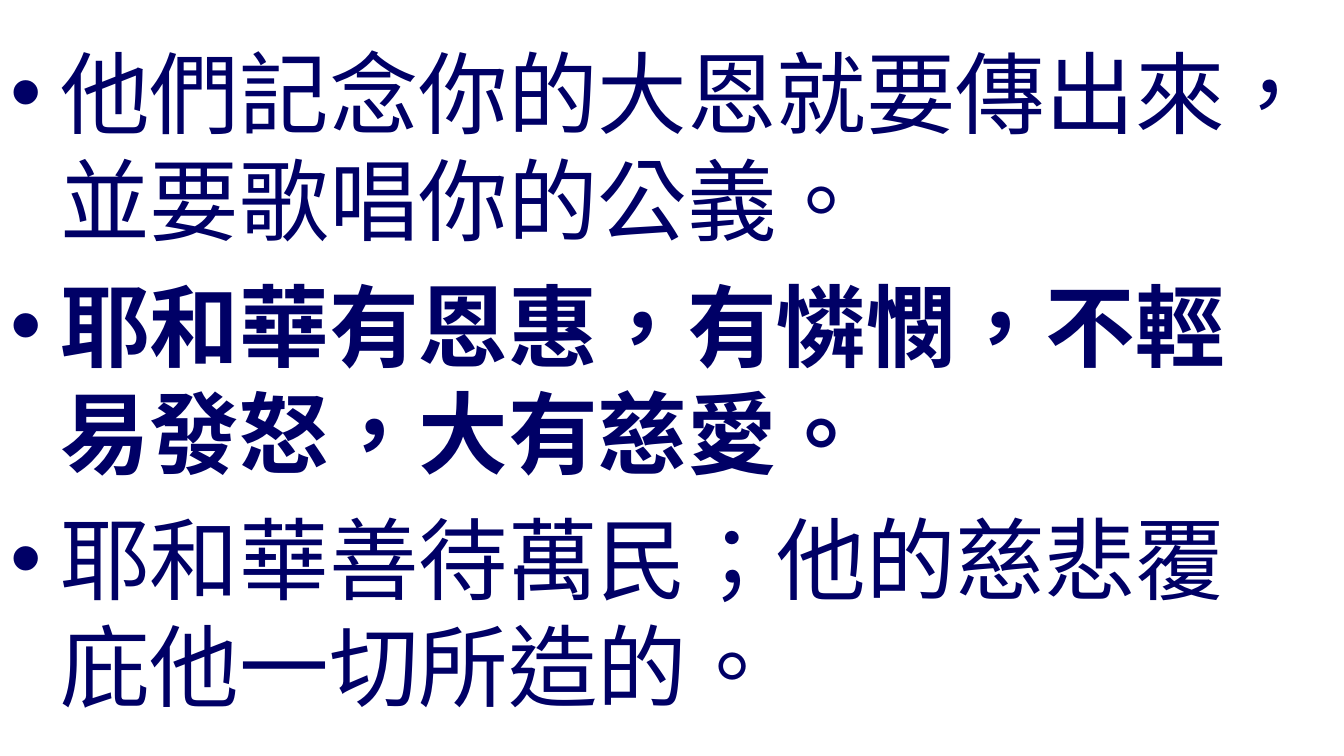
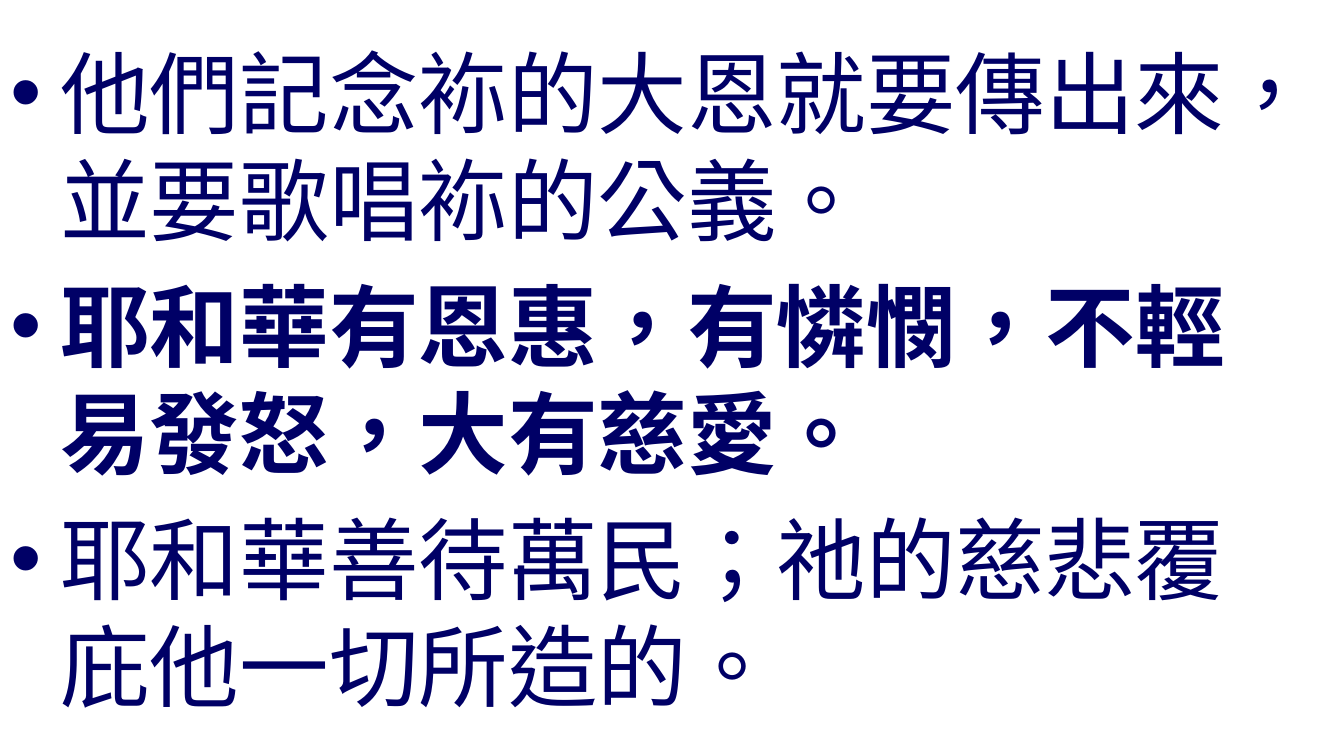
Before and after one commit to batisuoc/worship-resources, a slide deck: slide 4 of 103主是偉大.pptx. Drawn at 1344x756 pixels with LibreOffice and Linux fonts; fonts in the diff are those of the drawing; background and template pictures are left out. Boxes give left, top, right and bottom in pixels: in the first picture for what was removed or moved away, otherwise in the second. Text is boxed around its words. In the diff, an @@ line names an element or a change of style, - is before the commit and + after.

```diff
--- a/103主是偉大.pptx
+++ b/103主是偉大.pptx
@@ text at box(60, 50, 1314, 242): text changed @@
-• 他們記念你的大恩就要傳出來，並要歌唱你的公義。
+• 他們記念袮的大恩就要傳出來，並要歌唱袮的公義。
@@ text at box(60, 517, 1224, 708): text changed @@
-• 耶和華善待萬民；他的慈悲覆庇他一切所造的。
+• 耶和華善待萬民；祂的慈悲覆庇他一切所造的。
```
Also in this commit, not shown: 4 other slides changed.
